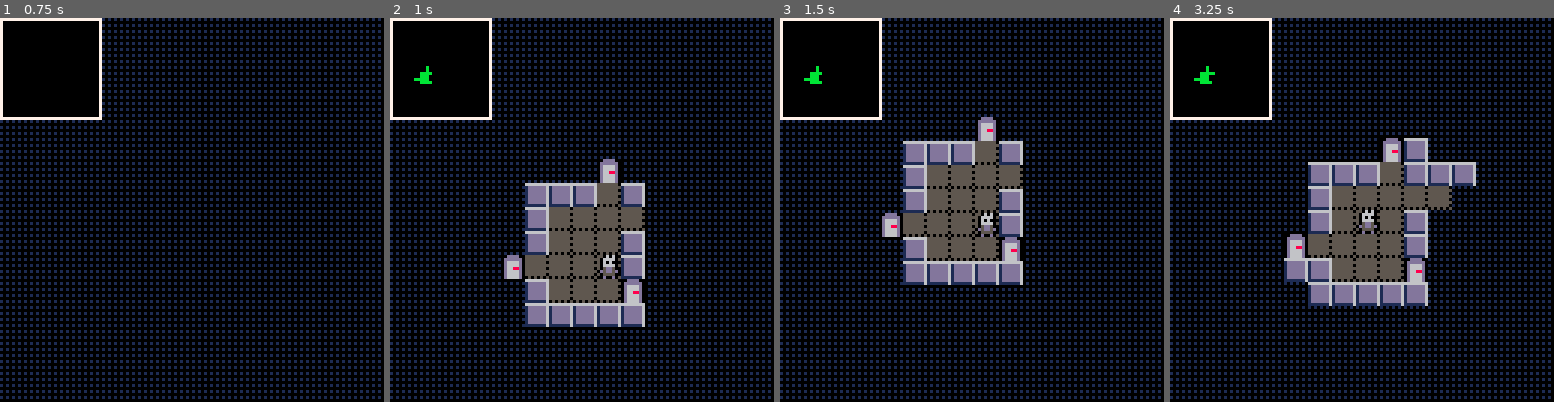
Above: before the commit, frames 1-4 (left to right).
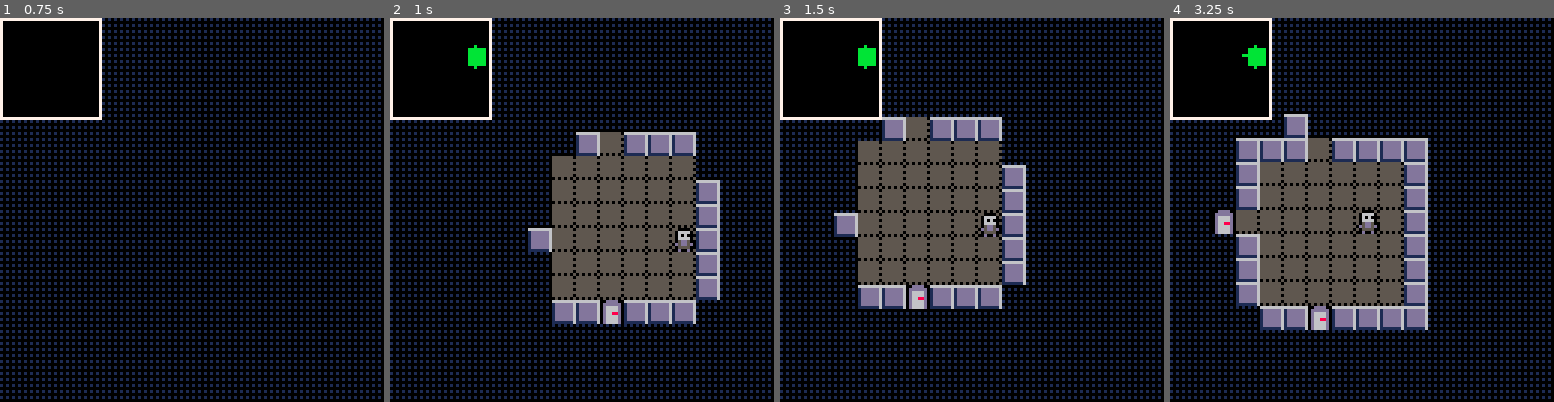
Above: after the commit, the same moments.

Repository: bancliffe/lostest
Game: PICO-8 cartridge lostest.p8
The game is run twice, just before and just after one commit, with the same random seed, the same clock (stepped at 60 frames per second) and the same inputs.
Inputs:
- Up to frame 1 (0.75 s): tap O (Z key) at 0.7 s
- Up to frame 2 (1 s): no input
- Up to frame 3 (1.5 s): no input
- Up to frame 4 (3.25 s): hold Right 1.6-2.1 s; tap O (Z key) every 0.4 s from 1.7 to 2.9 s; hold Up 2.15-2.42 s; hold Right 2.47-3.03 s; hold Left from 3.08 s (still down)

Frame 1 is identical in both runs. In frame 2, 18% of the frame differs, in the area x 6-86%, y 7-81%; in frame 3, 16%; in frame 4, 18%, in the area x 6-80%, y 7-82%.

Commit message:
Update map drawing color and remove unused tile rendering code

Diff:
--- a/screens/screen_map.lua
+++ b/screens/screen_map.lua
@@ -23,7 +23,7 @@
 end
 
 function draw_map()
-    cls(1)
+    cls(0)
     fillp(0x5f5f)
     rectfill(0,0,128,128,1)
     fillp()
@@ -39,19 +39,6 @@
                     spr(tile.object.sprite_id,i*8,j*8)
                 end
                 palt()
-            elseif not tile.visible and tile.explored then
-                --[[
-                pal(5,1)
-                pal(6,5)
-                spr(tile.sprite_id,i*8,j*8)
-                palt(0,false)
-                if tile.object then
-                    palt(14,true)
-                    spr(tile.object.sprite_id,i*8,j*8)
-                    palt()
-                end
-                pal()
-                ]]
             end
         end
     end
Not shown, changed: 24 lines of the sprite sheet (__gfx__) section of lostest.p8
